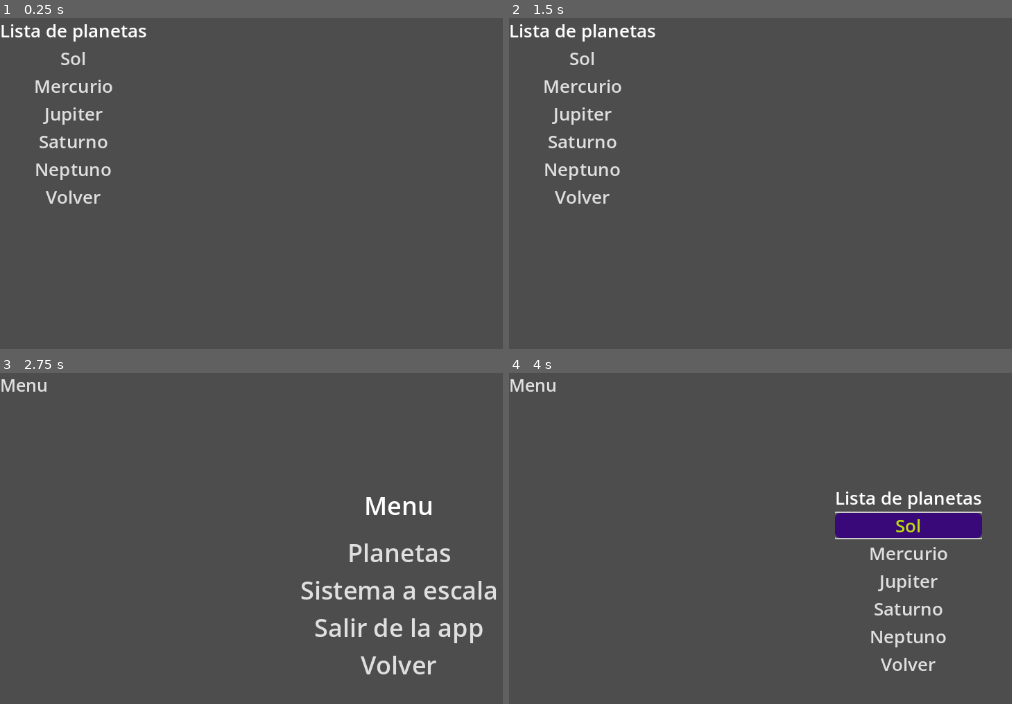
Above: before the commit, frames 1-4 (two rows, left to right).
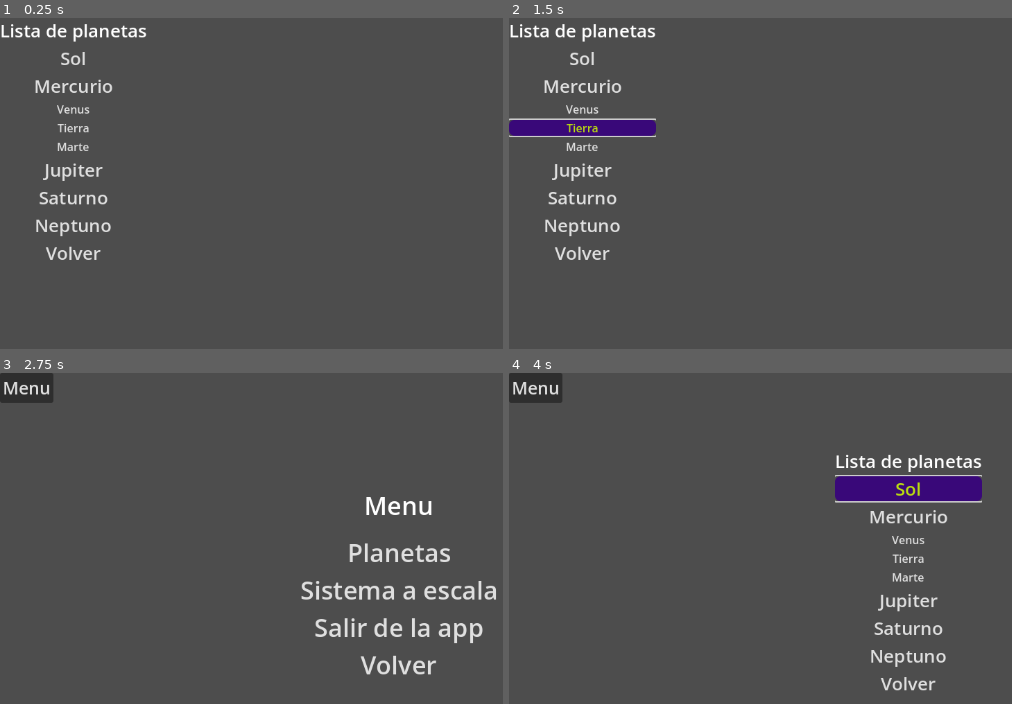
Above: after the commit, the same moments.

Repository: USER1012007/ElvisTec
Game: Godot game, scene res://frontend/main_scene.tscn
Same seed, same stepped clock (60 frames per second), same inputs: the game is played once before the commit and once after it. The project has no main scene, so this scene is started directly.
Inputs (mouse positions are in pixels of both pictures, inside the frame that each line leads up to):
- Up to frame 1 (0.25 s): no input
- Up to frame 2 (1.5 s): click "Menu" at 0.5 s; click (584, 127) at 1.25 s, where only the run after the commit has a clickable "Tierra"
- Up to frame 3 (2.75 s): click "Volver" at 2 s
- Up to frame 4 (4 s): click "Planetas" at 2.75 s; click "Sol" at 3.5 s

The runs differ from the first frame. In frame 1, 1.8% of the frame differs, in the area x 7-23%, y 26-74%; in frame 2, 3.2%; in frame 3, 0.9%; in frame 4, 8.7%, in the area x 0-95%, y 0-97%.

Commit message:
frontend: remove scripts from root, and fix minor parameters

Diff:
--- a/frontend/Desing_Button.gd
+++ /dev/null
@@ -1,14 +0,0 @@
-extends Button
-func _ready() -> void:
-	var normal = StyleBoxFlat.new()
-	normal.bg_color = Color(0,0,0,0)  # color azul
-	normal.corner_radius_top_left = 8
-	normal.corner_radius_top_right = 8
-	normal.corner_radius_bottom_left = 8
-	normal.corner_radius_bottom_right = 8
-
-	add_theme_stylebox_override("normal", normal)
-
-	var hover = normal.duplicate()
-	hover.bg_color = Color("#390879")   # color al pasar el mouse
-	add_theme_stylebox_override("hover", hover)
--- a/frontend/main_scene.gd
+++ /dev/null
@@ -1,22 +0,0 @@
-extends Control
-
-@onready var pop1_popup = $Popup
-@onready var pop2_popup = $Popup2
-
-func _on_button_pressed() -> void:
-	pop1_popup.popup_centered()
-	pass # Replace with function body.
-
-
-func _on_salir_pressed() -> void:
-	get_tree().quit()
-	pass # Replace with function body.
-
-func _on_planetas_pressed() -> void:
-	pop2_popup.popup_centered()
-	pass # Replace with function body.
-
-
-func _on_volver_2_pressed() -> void:
-	pop1_popup.popup_centered()
-	pass # Replace with function body.
--- a/frontend/main_scene.tscn
+++ b/frontend/main_scene.tscn
@@ -1,9 +1,10 @@
-[gd_scene load_steps=6 format=3 uid="uid://5i16ushsqe5v"]
+[gd_scene load_steps=7 format=3 uid="uid://5i16ushsqe5v"]
 
-[ext_resource type="Script" uid="uid://bubt43gelp8kk" path="res://frontend/main_scene.gd" id="1_6hmje"]
-[ext_resource type="Script" uid="uid://dqmlev43wydi" path="res://frontend/menu.gd" id="2_ivsrt"]
-[ext_resource type="Script" uid="uid://bo27wk2nic5m5" path="res://frontend/Desing_Button.gd" id="2_rleuo"]
-[ext_resource type="Script" uid="uid://bvrsthe6mnias" path="res://frontend/popup_2.gd" id="4_jheov"]
+[ext_resource type="Script" uid="uid://bubt43gelp8kk" path="res://frontend/scripts/main_scene.gd" id="1_6hmje"]
+[ext_resource type="Script" uid="uid://dqmlev43wydi" path="res://frontend/scripts/menu.gd" id="2_ivsrt"]
+[ext_resource type="Script" uid="uid://dexlt8qih0t0m" path="res://frontend/diseño_button.gd" id="2_rleuo"]
+[ext_resource type="Script" uid="uid://bo27wk2nic5m5" path="res://frontend/scripts/Design_Button.gd" id="4_3v8fw"]
+[ext_resource type="Script" uid="uid://bvrsthe6mnias" path="res://frontend/scripts/popup_2.gd" id="4_jheov"]
 
 [sub_resource type="StyleBoxFlat" id="StyleBoxFlat_ivsrt"]
 
@@ -54,7 +55,7 @@
 theme_override_colors/font_hover_color = Color(0.73333335, 0.87058824, 0.05882353, 1)
 theme_override_font_sizes/font_size = 36
 text = "Planetas"
-script = ExtResource("2_rleuo")
+script = ExtResource("4_3v8fw")
 
 [node name="sys_Solar" type="Button" parent="Popup/VBoxContainer"]
 layout_mode = 2
@@ -62,14 +63,14 @@
 theme_override_font_sizes/font_size = 36
 text = "Sistema a escala
 "
-script = ExtResource("2_rleuo")
+script = ExtResource("4_3v8fw")
 
 [node name="Exit" type="Button" parent="Popup/VBoxContainer"]
 layout_mode = 2
 theme_override_colors/font_hover_color = Color(0.73333335, 0.87058824, 0.05882353, 1)
 theme_override_font_sizes/font_size = 36
 text = "Salir de la app"
-script = ExtResource("2_rleuo")
+script = ExtResource("4_3v8fw")
 
 [node name="Return" type="Button" parent="Popup/VBoxContainer"]
 layout_mode = 2
@@ -77,11 +78,11 @@
 theme_override_font_sizes/font_size = 36
 theme_override_styles/hover_pressed = SubResource("StyleBoxFlat_ivsrt")
 text = "Volver"
-script = ExtResource("2_rleuo")
+script = ExtResource("4_3v8fw")
 
 [node name="Popup2" type="Popup" parent="."]
 oversampling_override = 1.0
-size = Vector2i(212, 324)
+size = Vector2i(212, 429)
 visible = true
 script = ExtResource("4_jheov")
 
@@ -100,68 +101,81 @@
 theme_override_colors/font_hover_color = Color(0.73333335, 0.87058824, 0.05882353, 1)
 theme_override_font_sizes/font_size = 26
 text = "Sol"
-script = ExtResource("2_rleuo")
+script = ExtResource("4_3v8fw")
+metadata/scene = "sun.tscn"
 
 [node name="Mercury" type="Button" parent="Popup2/VBoxContainer"]
 layout_mode = 2
 theme_override_colors/font_hover_color = Color(0.73333335, 0.87058824, 0.05882353, 1)
 theme_override_font_sizes/font_size = 26
 text = "Mercurio"
-script = ExtResource("2_rleuo")
+script = ExtResource("4_3v8fw")
+metadata/scene = "mercury.tscn"
 
 [node name="Venus" type="Button" parent="Popup2/VBoxContainer"]
-visible = false
 layout_mode = 2
 theme_override_colors/font_hover_color = Color(0.73333335, 0.87058824, 0.05882353, 1)
 text = "Venus"
-script = ExtResource("2_rleuo")
+script = ExtResource("4_3v8fw")
+metadata/scene = "venus.tscn"
 
-[node name="Eart" type="Button" parent="Popup2/VBoxContainer"]
-visible = false
+[node name="Earth" type="Button" parent="Popup2/VBoxContainer"]
 layout_mode = 2
 theme_override_colors/font_hover_color = Color(0.73333335, 0.87058824, 0.05882353, 1)
 text = "Tierra"
-script = ExtResource("2_rleuo")
+script = ExtResource("4_3v8fw")
+metadata/scene = "earth.tscn"
 
 [node name="Mars" type="Button" parent="Popup2/VBoxContainer"]
-visible = false
 layout_mode = 2
 theme_override_colors/font_hover_color = Color(0.73333335, 0.87058824, 0.05882353, 1)
 text = "Marte"
-script = ExtResource("2_rleuo")
+script = ExtResource("4_3v8fw")
+metadata/scene = "mars.tscn"
 
 [node name="Jupiter" type="Button" parent="Popup2/VBoxContainer"]
 layout_mode = 2
 theme_override_colors/font_hover_color = Color(0.73333335, 0.87058824, 0.05882353, 1)
 theme_override_font_sizes/font_size = 26
 text = "Jupiter"
-script = ExtResource("2_rleuo")
+script = ExtResource("4_3v8fw")
+metadata/scene = "jupiter.tscn"
 
 [node name="Saturn" type="Button" parent="Popup2/VBoxContainer"]
 layout_mode = 2
 theme_override_colors/font_hover_color = Color(0.73333335, 0.87058824, 0.05882353, 1)
 theme_override_font_sizes/font_size = 26
 text = "Saturno"
-script = ExtResource("2_rleuo")
+script = ExtResource("4_3v8fw")
+metadata/scene = "saturn.tscn"
 
 [node name="Neptune" type="Button" parent="Popup2/VBoxContainer"]
 layout_mode = 2
 theme_override_colors/font_hover_color = Color(0.73333335, 0.87058824, 0.05882353, 1)
 theme_override_font_sizes/font_size = 26
 text = "Neptuno"
-script = ExtResource("2_rleuo")
+script = ExtResource("4_3v8fw")
+metadata/scene = "neptune.tscn"
 
 [node name="Return2" type="Button" parent="Popup2/VBoxContainer"]
 layout_mode = 2
 theme_override_colors/font_hover_color = Color(0.73333335, 0.87058824, 0.05882353, 1)
 theme_override_font_sizes/font_size = 26
 text = "Volver"
-script = ExtResource("2_rleuo")
+script = ExtResource("4_3v8fw")
 
 [connection signal="pressed" from="VBoxContainer/Button" to="." method="_on_button_pressed"]
 [connection signal="pressed" from="Popup/VBoxContainer/Planets" to="." method="_on_planetas_pressed"]
 [connection signal="pressed" from="Popup/VBoxContainer/Planets" to="Popup" method="_on_planetas_pressed"]
 [connection signal="pressed" from="Popup/VBoxContainer/Exit" to="." method="_on_salir_pressed"]
 [connection signal="pressed" from="Popup/VBoxContainer/Return" to="Popup" method="_on_volver_pressed"]
+[connection signal="pressed" from="Popup2/VBoxContainer/Sun" to="Popup2/VBoxContainer/Sun" method="on_sun_pressed"]
+[connection signal="pressed" from="Popup2/VBoxContainer/Mercury" to="Popup2/VBoxContainer/Mercury" method="on_sun_pressed"]
+[connection signal="pressed" from="Popup2/VBoxContainer/Venus" to="Popup2/VBoxContainer/Venus" method="on_sun_pressed"]
+[connection signal="pressed" from="Popup2/VBoxContainer/Earth" to="Popup2/VBoxContainer/Earth" method="on_sun_pressed"]
+[connection signal="pressed" from="Popup2/VBoxContainer/Mars" to="Popup2/VBoxContainer/Mars" method="on_sun_pressed"]
+[connection signal="pressed" from="Popup2/VBoxContainer/Jupiter" to="Popup2/VBoxContainer/Jupiter" method="on_sun_pressed"]
+[connection signal="pressed" from="Popup2/VBoxContainer/Saturn" to="Popup2/VBoxContainer/Saturn" method="on_sun_pressed"]
+[connection signal="pressed" from="Popup2/VBoxContainer/Neptune" to="Popup2/VBoxContainer/Neptune" method="on_sun_pressed"]
 [connection signal="pressed" from="Popup2/VBoxContainer/Return2" to="." method="_on_volver_2_pressed"]
 [connection signal="pressed" from="Popup2/VBoxContainer/Return2" to="Popup2" method="_on_volver_2_pressed"]
--- a/frontend/menu.gd
+++ /dev/null
@@ -1,10 +0,0 @@
-extends Popup
-
-func _on_volver_pressed() -> void:
-	hide()
-	pass # Replace with function body.
-
-
-func _on_planetas_pressed() -> void:
-	hide()
-	pass # Replace with function body.
--- a/frontend/popup_2.gd
+++ /dev/null
@@ -1,5 +0,0 @@
-extends Popup
-
-func _on_volver_2_pressed() -> void:
-	hide()
-	pass # Replace with function body.
Not shown, removed: frontend/Desing_Button.gd.uid
Not shown, removed: frontend/main_scene.gd.uid
Not shown, removed: frontend/menu.gd.uid
Not shown, removed: frontend/popup_2.gd.uid
